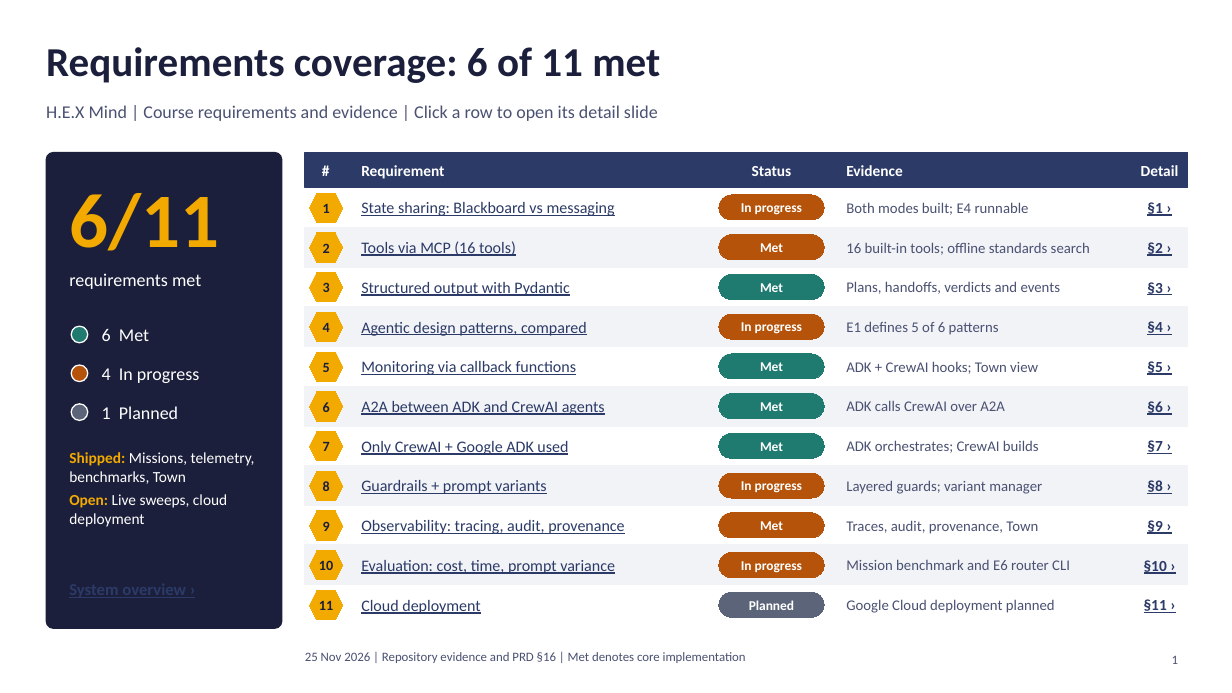
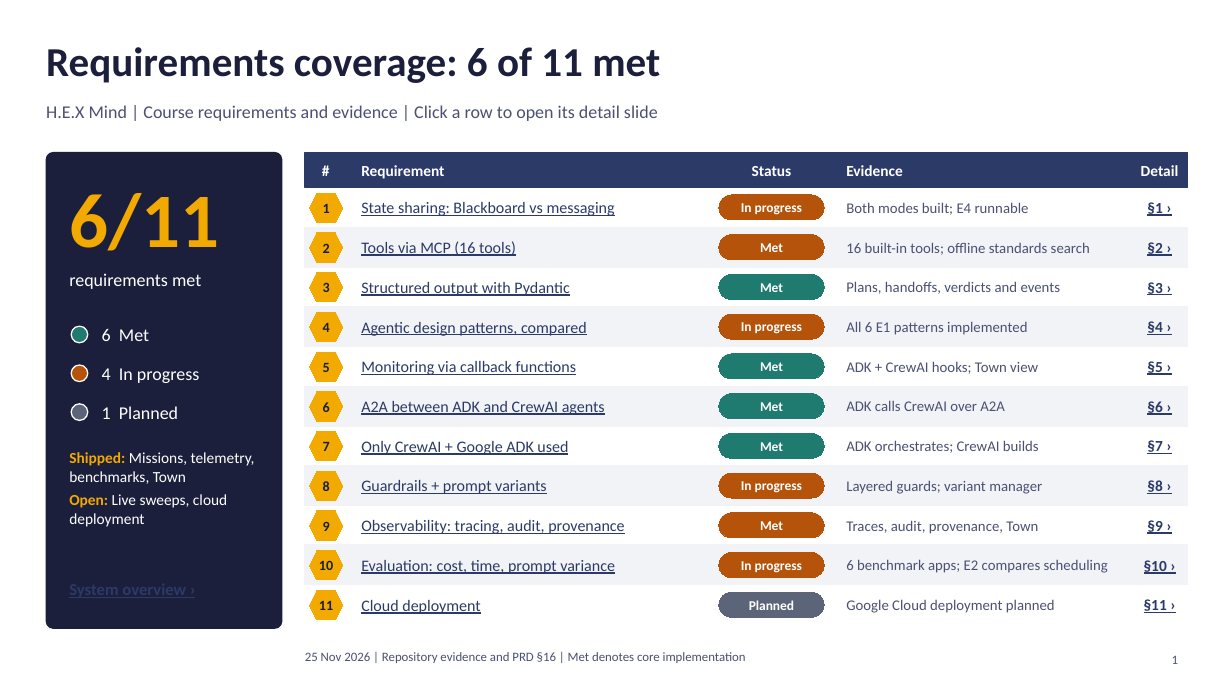
Before and after one commit to Cykikz/HEX, a slide deck: slide 1 of HEX_Mind_Requirements_Coverage_v2.pptx. Drawn at 1232x693 pixels with LibreOffice and Linux fonts; fonts in the diff are those of the drawing. Boxes give left, top, right and bottom in pixels: in the first picture for what was removed or moved away, otherwise in the second. Text is boxed around its words. In the diff, an @@ line names an element or a change of style, - is before the commit and + after.

```diff
--- a/HEX_Mind_Requirements_Coverage_v2.pptx
+++ b/HEX_Mind_Requirements_Coverage_v2.pptx
@@ text at (846,321,1027,335): text changed @@
-E1 defines 5 of 6 patterns
+All 6 E1 patterns implemented
@@ text at (846,559,1108,573): text changed @@
-Mission benchmark and E6 router CLI
+6 benchmark apps; E2 compares scheduling
```
Also in this commit, not shown: 2 other slides changed, 18 other files.
